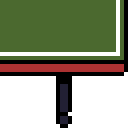
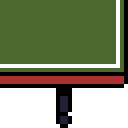
Comparing the layer stacks of the two (128, 128) images. Changes:
painted on "Background" over [left=0, top=52, right=128, bottom=96]
